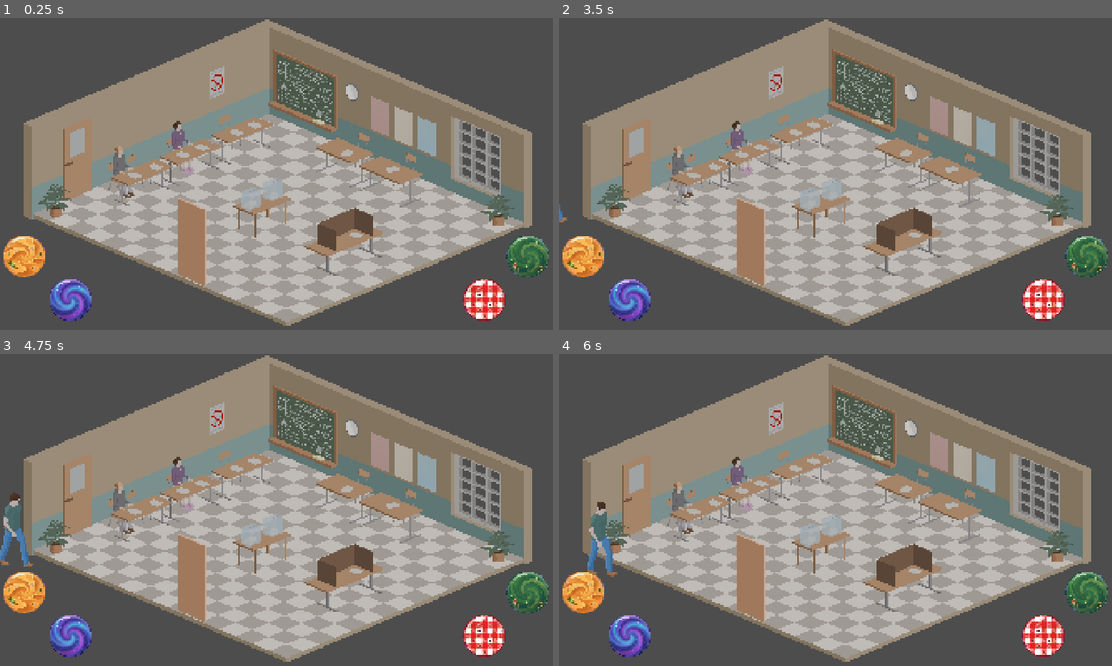
Above: before the commit, frames 1-4 (two rows, left to right).
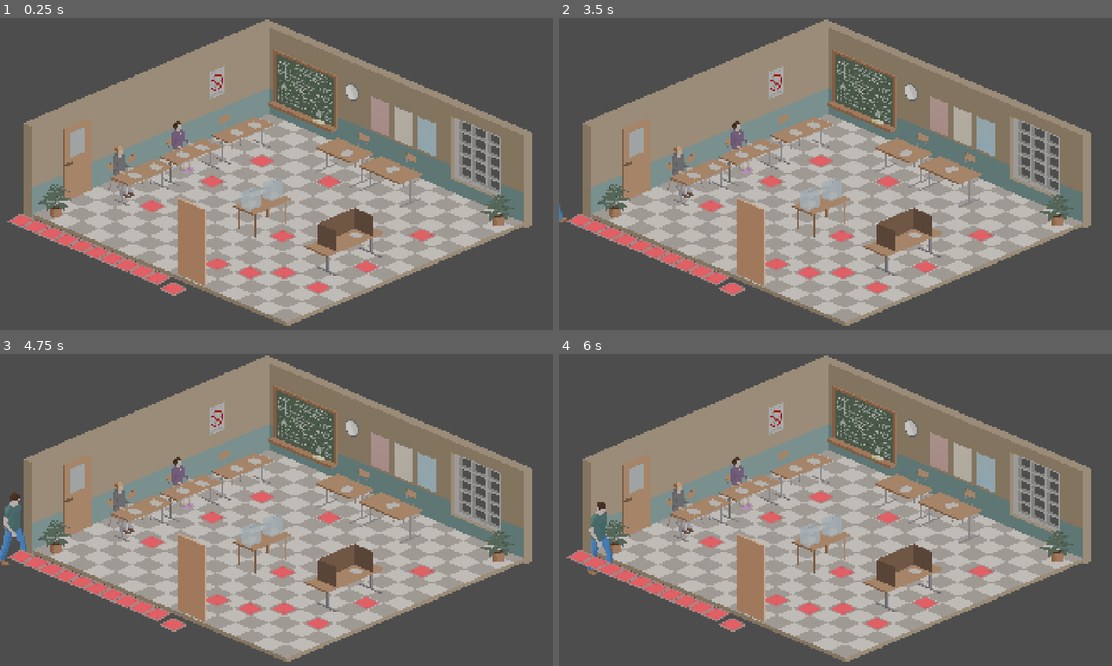
Above: after the commit, the same moments.

Repository: kreativna-blokada/blokadna-glasalica
Game: Godot game, scene res://!project/build/design/scenes/game.tscn
Two runs of this game, one before a commit and one after it. Both use one fixed random seed, a clock stepped at 60 frames per second and the inputs below.
Inputs:
- Up to frame 1 (0.25 s): no input
- Up to frame 2 (3.5 s): tap Enter (ui_accept) at 0.5, 0.77, 1.25, 1.52, 2, 2.75, 3.02 s; hold Right (ui_right) 0.53-2.03 s; hold Left (ui_left) 2.03-2.78 s; hold Right (ui_right) from 2.78 s (still down)
- Up to frame 3 (4.75 s): tap Enter (ui_accept) at 3.5, 3.77, 4.52 s; release Right (ui_right) at 4.28 s; hold Left (ui_left) from 4.28 s (still down)
- Up to frame 4 (6 s): release Left (ui_left) at 5.03 s; hold Right (ui_right) 5.03-5.78 s; hold Left (ui_left) from 5.78 s (still down)

The runs differ from the first frame. In frame 1, 5.7% of the frame differs, in the area x 0-100%, y 43-98%; in frame 2, 5.7%; in frame 3, 5.7%; in frame 4, 5.7%.

Commit message:
Walking for available free vote spot

Diff:
--- a/!project/build/design/scenes/actors/voter.gd
+++ b/!project/build/design/scenes/actors/voter.gd
@@ -10,22 +10,24 @@
 extends Character
 
 #private vars
-var vote_stop_index: int = 0
-var current_target_stop: Node2D = null
-var is_waiting: bool = false
-var finished_all_stops: bool = false
+var _vote_stop_index: int = 0
 
+var _is_walk_done: bool = false
 var _walk_animation_name: String = "idle"
 var _wait_animation_name: String = "bottom-right"
+
+var is_waiting: bool = false
 
 #data containers
 var voter_stops_sound: Dictionary = Globals.VoterStopsSound
 
 #broadcast variables
-var stage: Stage = null
+var stage_injection: Stage = null
+var vote_stop_target: Node2D = null
 
 #onready vars
-@onready var sfx_player: AudioStreamPlayer = $AudioStreamPlayer
+@onready var vote_stop_sound: AudioStreamPlayer = $AudioStreamPlayer
+
 @onready var hud_sprites: Array = $HUD.get_children()
 @onready var status_label: Label = $Dialog/Label
 @onready var dialog_sprite: Sprite2D = $Dialog
@@ -41,11 +43,11 @@
 func _ready() -> void:
 	#await get_tree().process_frame
 
-	update_target_stop()
+	set_vote_stop_target()
 
 func _process(_delta: float) -> void:
 	# If finished or waiting, force velocity to zero to prevent any sliding/returning
-	if finished_all_stops or is_waiting or current_target_stop == null:
+	if _is_walk_done or is_waiting or vote_stop_target == null:
 		velocity = Vector2.ZERO
 	else:
 		move_to_sequential_stop()
@@ -64,25 +66,25 @@
 #██║     ╚██████╔╝██║ ╚████║╚██████╗   ██║   ██║╚██████╔╝██║ ╚████║███████║
 #╚═╝      ╚═════╝ ╚═╝  ╚═══╝ ╚═════╝   ╚═╝   ╚═╝ ╚═════╝ ╚═╝  ╚═══╝╚══════╝
 
-func update_target_stop() -> void:
-	if stage:
-		var next_stop: Node2D = stage.get_stop_at_index(vote_stop_index)
+func set_vote_stop_target() -> void:
+	if stage_injection:
+		var next_stop: Node2D = stage_injection.get_vote_stop(_vote_stop_index)
 
-		###stage.status_label.visible = (vote_stop_index == 3)
+		###stage.status_label.visible = (_vote_stop_index == 3)
 
 		if next_stop == null:
-			finished_all_stops = true
-			current_target_stop = null
+			_is_walk_done = true
+			vote_stop_target = null
+
 			velocity = Vector2.ZERO
-
 			queue_free()
 		else:
-			current_target_stop = next_stop
+			vote_stop_target = next_stop
 
-			_get_walk_animation_name()
+			_find_walk_animation_name()
 
-func _get_walk_animation_name() -> void:
-	match vote_stop_index:
+func _find_walk_animation_name() -> void:
+	match _vote_stop_index:
 		0, 1: _walk_animation_name = "bottom-right"
 		2: _walk_animation_name = "top-right"
 		3: _walk_animation_name = "top-left"
@@ -96,7 +98,7 @@
 		_: _walk_animation_name = "idle"
 
 func handle_animations() -> void:
-	if finished_all_stops:
+	if _is_walk_done:
 		animation_player.play("bottom-right")
 	elif is_waiting:
 		animation_player.play(_wait_animation_name)
@@ -107,12 +109,12 @@
 		animation_player.play("bottom-right")
 
 func move_to_sequential_stop() -> void:
-	if current_target_stop == null: return
+	if vote_stop_target == null: return
 
 	var sprite_height: float = character_sprite.get_rect().size.y * character_sprite.scale.y
 	var feet_position: Vector2 = global_position + Vector2(0, sprite_height / 2.0)
 
-	var target_pos: Vector2 = current_target_stop.global_position
+	var target_pos: Vector2 = vote_stop_target.global_position
 	var dist: float = feet_position.distance_to(target_pos)
 
 	if dist < 5.0:
@@ -131,26 +133,27 @@
 	await get_tree().create_timer(1.0).timeout
 
 	# Only proceed if we aren't at the very last possible index
-	vote_stop_index += 1
+	_vote_stop_index += 1
 	is_waiting = false
-	update_target_stop()
+	set_vote_stop_target()
 
 func play_stop_sound() -> void:
-	if voter_stops_sound.has(vote_stop_index):
-		var sound_path = voter_stops_sound[vote_stop_index]
+	if voter_stops_sound.has(_vote_stop_index):
+		var sound_path = voter_stops_sound[_vote_stop_index]
+
 		if not sound_path.is_empty() and FileAccess.file_exists(sound_path):
-			sfx_player.volume_db = 0.0
-			if vote_stop_index == 11:
-				sfx_player.volume_db = 10.0
+			vote_stop_sound.volume_db = 0.0
+			if _vote_stop_index == 11:
+				vote_stop_sound.volume_db = 10.0
 
 			var stream = load(sound_path)
-			sfx_player.stream = stream
-			sfx_player.play()
+			vote_stop_sound.stream = stream
+			vote_stop_sound.play()
 
 func update_hud_frames() -> void:
 	if hud_sprites.size() < 6:
 		return
-	match vote_stop_index:
+	match _vote_stop_index:
 		1: hud_sprites[0].frame = 35
 		2: hud_sprites[1].frame = 35
 		3: hud_sprites[2].frame = 35
--- a/!project/build/design/scenes/actors/voting_stop.tscn
+++ b/!project/build/design/scenes/actors/voting_stop.tscn
@@ -7,6 +7,6 @@
 script = ExtResource("1_6qwqr")
 
 [node name="VisualMark" type="Sprite2D" parent="." unique_id=1503522988]
-visible = false
-scale = Vector2(1.2, 1)
+rotation = 0.010471975
+scale = Vector2(0.902, 0.752)
 texture = ExtResource("2_ttppt")
--- a/!project/build/design/scenes/game.tscn
+++ b/!project/build/design/scenes/game.tscn
@@ -29,25 +29,46 @@
 script = ExtResource("3_whd4d")
 
 [node name="VoterSpots" type="Node2D" parent="Stage" unique_id=1293714126]
-visible = false
 
 [node name="0" parent="Stage/VoterSpots" unique_id=330516695 instance=ExtResource("2_ywe5c")]
-position = Vector2(690, 1040)
+position = Vector2(542.99994, 897.99994)
+rotation = -0.06981317
 
 [node name="1" parent="Stage/VoterSpots" unique_id=48913757 instance=ExtResource("2_ywe5c")]
-position = Vector2(427, 889)
+position = Vector2(491, 876.00006)
+rotation = -0.06981317
 
 [node name="2" parent="Stage/VoterSpots" unique_id=1082095802 instance=ExtResource("2_ywe5c")]
-position = Vector2(358, 860)
+position = Vector2(439, 854.00006)
+rotation = -0.06981317
 
 [node name="3" parent="Stage/VoterSpots" unique_id=192122254 instance=ExtResource("2_ywe5c")]
-position = Vector2(288, 831)
+position = Vector2(387.00003, 832)
+rotation = -0.06981317
 
 [node name="4" parent="Stage/VoterSpots" unique_id=1516610223 instance=ExtResource("2_ywe5c")]
-position = Vector2(224, 802)
+position = Vector2(335, 809.99994)
+rotation = -0.06981317
 
 [node name="5" parent="Stage/VoterSpots" unique_id=1484809777 instance=ExtResource("2_ywe5c")]
-position = Vector2(156, 771)
+position = Vector2(283.00003, 788.00006)
+rotation = -0.06981317
+
+[node name="6" parent="Stage/VoterSpots" unique_id=256734726 instance=ExtResource("2_ywe5c")]
+position = Vector2(230.00002, 765.99994)
+rotation = -0.06981317
+
+[node name="7" parent="Stage/VoterSpots" unique_id=72973459 instance=ExtResource("2_ywe5c")]
+position = Vector2(177.99998, 743.9999)
+rotation = -0.06981317
+
+[node name="8" parent="Stage/VoterSpots" unique_id=39262596 instance=ExtResource("2_ywe5c")]
+position = Vector2(126.000015, 722)
+rotation = -0.06981317
+
+[node name="9" parent="Stage/VoterSpots" unique_id=419442649 instance=ExtResource("2_ywe5c")]
+position = Vector2(74.000015, 699.99994)
+rotation = -0.06981317
 
 [node name="VoterStops" type="Node2D" parent="Stage" unique_id=679928385]
 
@@ -58,40 +79,40 @@
 position = Vector2(600, 935)
 
 [node name="Enter" parent="Stage/VoterStops" unique_id=1340102554 instance=ExtResource("2_ywe5c")]
-position = Vector2(750, 850)
+position = Vector2(751, 851)
 
 [node name="Check" parent="Stage/VoterStops" unique_id=404702376 instance=ExtResource("2_ywe5c")]
-position = Vector2(545, 656)
+position = Vector2(525, 650)
 
 [node name="Spray" parent="Stage/VoterStops" unique_id=1524147758 instance=ExtResource("2_ywe5c")]
-position = Vector2(730, 565)
+position = Vector2(733, 565)
 
 [node name="ID" parent="Stage/VoterStops" unique_id=63821945 instance=ExtResource("2_ywe5c")]
-position = Vector2(910, 500)
+position = Vector2(904, 494)
 
 [node name="Ballot" parent="Stage/VoterStops" unique_id=1356300169 instance=ExtResource("2_ywe5c")]
-position = Vector2(1120, 570)
+position = Vector2(1137, 566)
 
 [node name="Voting" parent="Stage/VoterStops" unique_id=1250483517 instance=ExtResource("2_ywe5c")]
-position = Vector2(1450, 750)
+position = Vector2(1458, 751)
 
 [node name="Booth" parent="Stage/VoterStops" unique_id=1891743510 instance=ExtResource("2_ywe5c")]
-position = Vector2(1260, 860)
+position = Vector2(1266, 860)
 
 [node name="Ende" parent="Stage/VoterStops" unique_id=322329714 instance=ExtResource("2_ywe5c")]
-position = Vector2(1095, 933)
+position = Vector2(1100, 931)
 
 [node name="Vote" parent="Stage/VoterStops" unique_id=74734141 instance=ExtResource("2_ywe5c")]
-position = Vector2(980, 880)
+position = Vector2(982, 880)
 
 [node name="Box" parent="Stage/VoterStops" unique_id=128197760 instance=ExtResource("2_ywe5c")]
-position = Vector2(978, 752)
+position = Vector2(976, 754)
 
 [node name="Exit" parent="Stage/VoterStops" unique_id=787411571 instance=ExtResource("2_ywe5c")]
-position = Vector2(840, 888)
+position = Vector2(864, 880)
 
 [node name="Out" parent="Stage/VoterStops" unique_id=212483479 instance=ExtResource("2_ywe5c")]
-position = Vector2(1271, 1013)
+position = Vector2(1500, 1180)
 
 [node name="Entry" type="Sprite2D" parent="Stage" unique_id=1601410947]
 position = Vector2(670, 792.00006)
@@ -100,7 +121,7 @@
 
 [node name="Exit" type="Sprite2D" parent="Stage" unique_id=414813872]
 visible = false
-position = Vector2(1093, 904.00006)
+position = Vector2(1109, 897.00006)
 scale = Vector2(1.5, 1.5)
 texture = ExtResource("6_exxqc")
 
@@ -113,6 +134,7 @@
 [node name="Validation" type="Node" parent="Controls" unique_id=83363107]
 
 [node name="Correct" type="TouchScreenButton" parent="Controls/Validation" unique_id=855768092]
+visible = false
 position = Vector2(1750, 750)
 scale = Vector2(0.25, 0.25)
 texture_normal = ExtResource("5_4hrqh")
@@ -120,6 +142,7 @@
 action = "right"
 
 [node name="Incorrect" type="TouchScreenButton" parent="Controls/Validation" unique_id=1413388362]
+visible = false
 position = Vector2(1600, 900)
 scale = Vector2(0.25, 0.25)
 texture_normal = ExtResource("7_bmiuw")
@@ -129,6 +152,7 @@
 [node name="Selection" type="Node" parent="Controls" unique_id=1592897367]
 
 [node name="Select" type="TouchScreenButton" parent="Controls/Selection" unique_id=1799409219]
+visible = false
 position = Vector2(10, 750)
 scale = Vector2(0.25, 0.25)
 texture_normal = ExtResource("9_cuco4")
@@ -136,6 +160,7 @@
 action = "select"
 
 [node name="Initiate" type="TouchScreenButton" parent="Controls/Selection" unique_id=642427193]
+visible = false
 position = Vector2(170, 900)
 scale = Vector2(0.25, 0.25)
 texture_normal = ExtResource("11_0bby2")
--- a/!project/build/design/scenes/stage.gd
+++ b/!project/build/design/scenes/stage.gd
@@ -10,11 +10,10 @@
 extends Node2D
 
 #data containers
-var _voters: Node = null
-#var _voter_factory: PackedScene = preload("res://!project/build/design/scenes/actors/voters.tscn")
+var _voters_factory: Node = null
 
 #broadcast variables
-var _voter_diversity: int = 0
+var _voters_diversity: int = 0
 var _rand: RandomNumberGenerator = RandomNumberGenerator.new()
 
 #onready vars
@@ -58,8 +57,8 @@
 func _init_vars() -> void:
 	_rand.randomize()
 
-	_voters = voter_slots
-	_voter_diversity = Globals.VoterFactory.size()#+1
+	_voters_factory = voter_slots
+	_voters_diversity = Globals.VoterFactory.size()#+1
 	#_timer.start()			# if autostart isn't selected, will start the timer
 	#spawn_voters(_spawn_rate)# do this or else it will take X secs before spawn
 
@@ -80,17 +79,16 @@
 
 #handles the process of broadcasting entities
 func _spawn_voters() -> void:
-	var index: int = _rand.randi() % _voter_diversity
+	var index: int = _rand.randi() % _voters_diversity
 
 	_get_voter(index)
 
 #handles the process of broadcasting entities
 func _get_voter(_index: int) -> Node:
-	if _voters and _voters.has_method("load_voter"):
+	if _voters_factory and _voters_factory.has_method("load_voter"):
 		#var voter = _voters.select_voter(index)
-		var voter = _voters.load_voter(_index)
-		#dependency injection
-		voter.stage = self
+		var voter = _voters_factory.load_voter(_index)
+		voter.stage_injection = self
 
 		var x: float = _rand.randf_range(600,3000)
 		voter.position = Vector2(voter_stop.global_position.x, voter_stop.global_position.y)
@@ -104,7 +102,7 @@
 		push_error("Critical: _voters instance is null or missing script!")
 		return null
 
-func get_stop_at_index(index: int) -> Node2D:
+func get_vote_stop(index: int) -> Node2D:
 	if index >= 0 and index < voting_stops.size():
 		return voting_stops[index]
 	return null
@@ -134,6 +132,19 @@
 	if target_slots.size() == 1:
 		target_slots[0].free_up()
 
+func _has_free_vote_spot() -> bool:
+	for spot in voter_spots:
+		if spot.is_free():
+			return true
+	return false
+
+func _find_free_vote_spot() -> Node2D:
+	for spot in voter_spots:
+		if spot.is_free():
+			return spot
+	return null
+
+
 #SIGNALS
 #███████╗██╗ ██████╗ ███╗   ██╗ █████╗ ██╗     ███████╗
 #██╔════╝██║██╔════╝ ████╗  ██║██╔══██╗██║     ██╔════╝
@@ -144,6 +155,8 @@
 
 func _on_timer_timeout() -> void:
 	#_increase_spawn_rate()
-	_spawn_voters()
+	if _has_free_vote_spot():
+		_spawn_voters()
+
 	_timer.start()       # Restart the X second timer
 #Note: spawns enemies after initial time out expires
